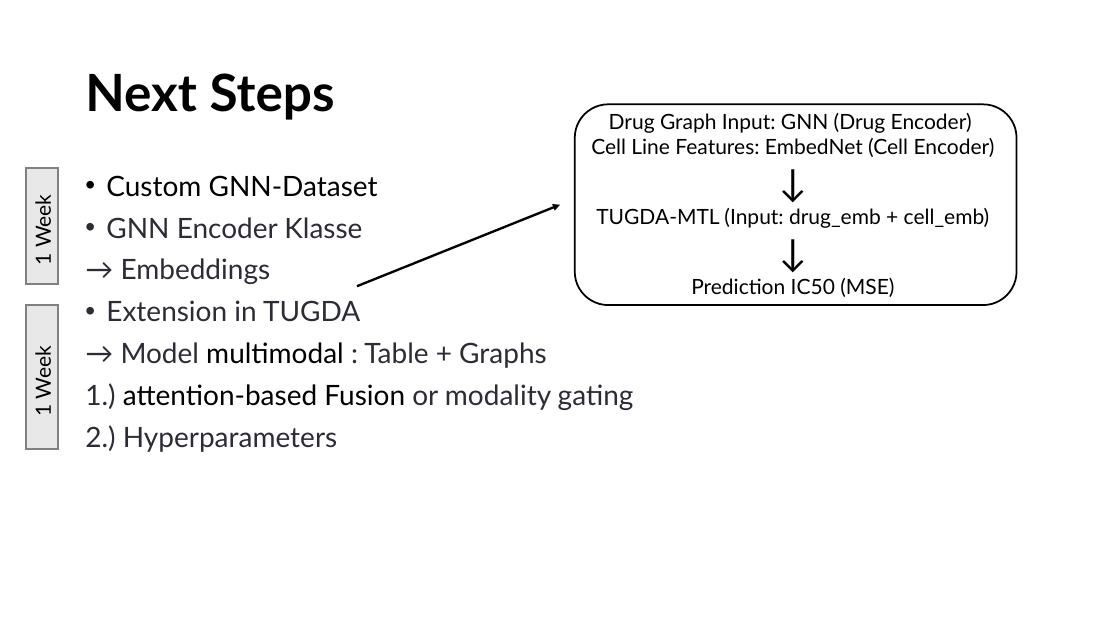
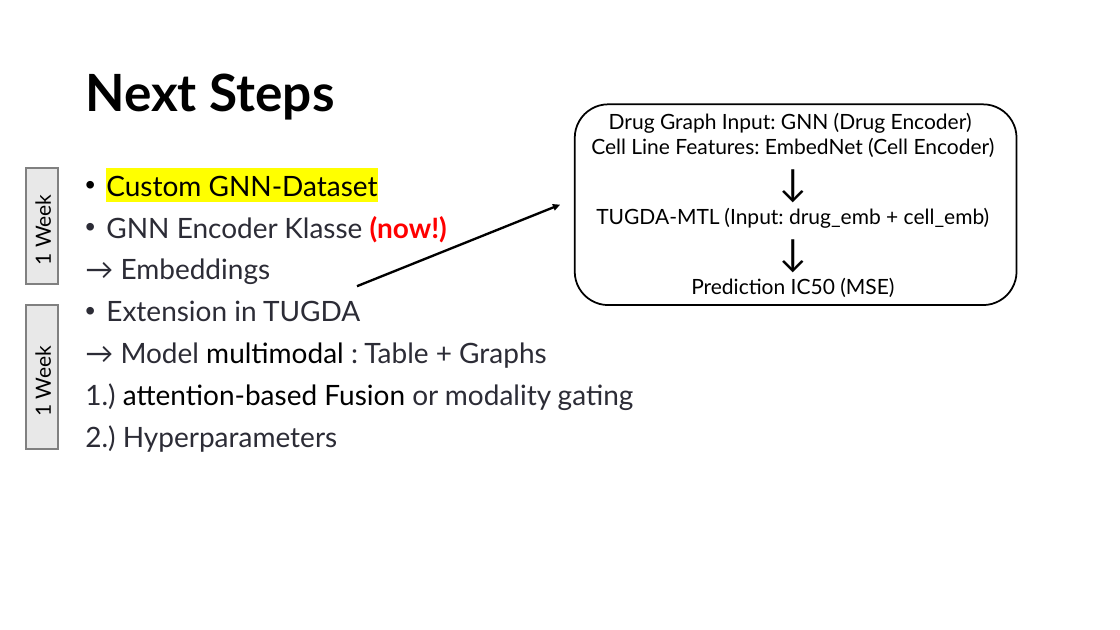
Before and after one commit to txm0324/Bachelor-Thesis, a slide deck: slide 5 of Overview_Network.pptx. Drawn at 1120x630 pixels with LibreOffice and Linux fonts; fonts in the diff are those of the drawing. Boxes give left, top, right and bottom in pixels: in the first picture for what was removed or moved away, otherwise in the second. Text is boxed around its words. In the diff, an @@ line names an element or a change of style, - is before the commit and + after.

```diff
--- a/Overview_Network.pptx
+++ b/Overview_Network.pptx
@@ text at (106,175,378,197): highlight none to #FFFF00 in "Custom GNN-Dataset" @@
@@ text at (106,216,447,243): text changed @@
-• GNN Encoder Klasse
+• GNN Encoder Klasse (now!)
```
Also in this commit, not shown: 1 slide added, 3 other files.
